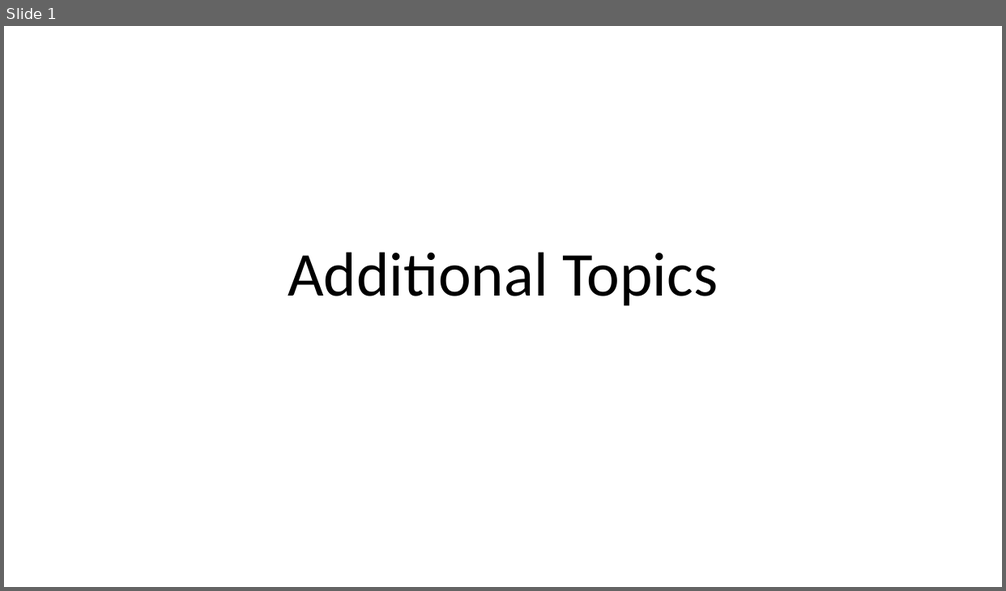
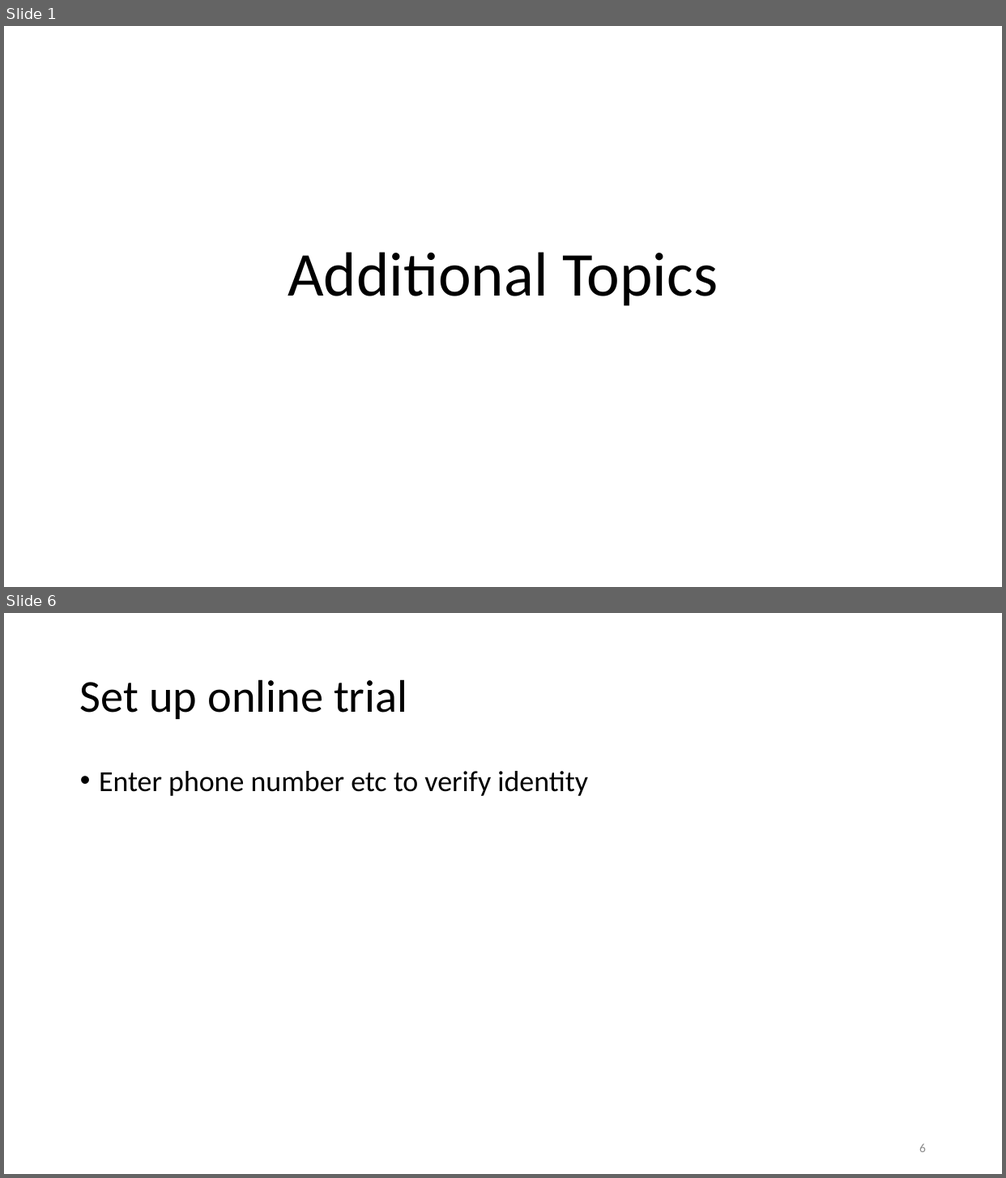
Before and after one commit to rogerhillgsy/CRMTraining, a slide deck: Documents/Additional Topics.pptx. Shown one above the other, each under a label of ours: slide 1 before the commit, slides 1 and 6 after it; the slides between them are not shown. The pictures are 1006x591 and 1006x1178 pixels, drawn with LibreOffice and Linux fonts; fonts in the diff are those of the drawing. Boxes give left, top, right and bottom in pixels: in the first picture for what was removed or moved away, otherwise in the second. Text is boxed around its words. In the diff, an @@ line names an element or a change of style, - is before the commit and + after.

Commit message:
WIP on review of slides and updating additional topics with step to set up afree online trial.

```diff
--- a/Documents/Additional Topics.pptx
+++ b/Documents/Additional Topics.pptx
@@ slide 6 added at [4, 613, 1002, 1174], background #FFFFFF @@
@@ title added at [80, 679, 407, 719], 44 pt, text #000000 @@
+Set up online trial
@@ text added at [99, 771, 588, 796], 28 pt, text #000000 @@
+• Enter phone number etc to verify identity
@@ page number added at [919, 1144, 926, 1152], 12 pt, text #8C8C8C @@
+6
```
Also in this commit, not shown: 6 slides changed, 4 other slides added, 1 other file.
